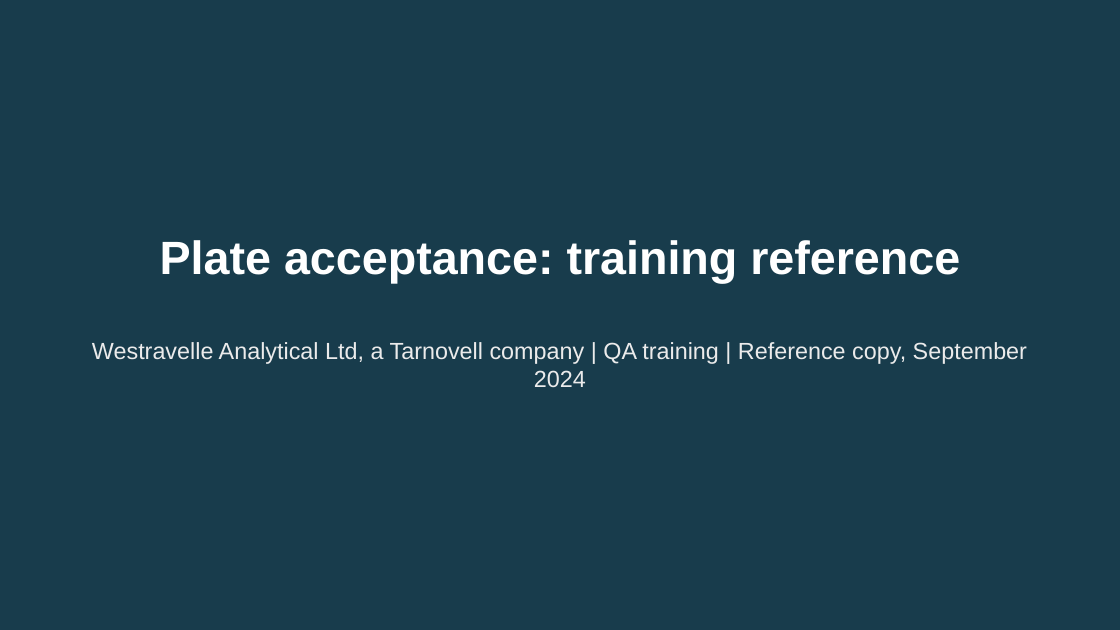
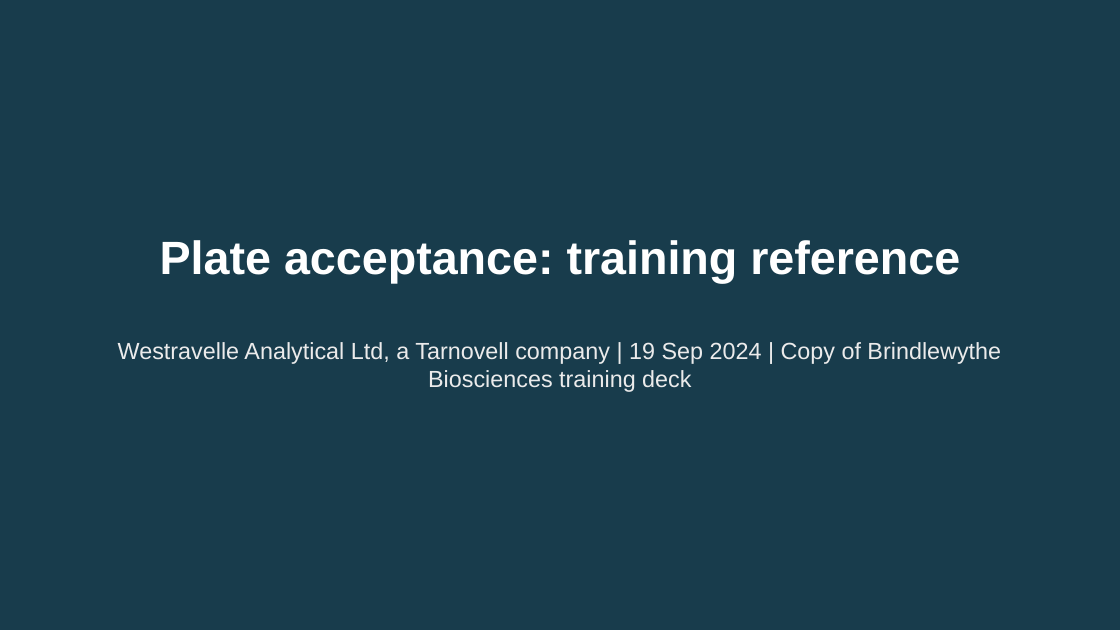
Before and after one commit to 60xAI/portco-mock-dataset, a slide deck: slide 1 of output/archive/WestravelleData/Quality/Training/Reference_Copies/Copy of PLATE_ACCEPTANCE_WA_Rev01.pptx. Drawn at 1120x630 pixels with LibreOffice and Linux fonts; fonts in the diff are those of the drawing. Boxes give left, top, right and bottom in pixels: in the first picture for what was removed or moved away, otherwise in the second. Text is boxed around its words. In the diff, an @@ line names an element or a change of style, - is before the commit and + after.

```diff
--- a/output/archive/WestravelleData/Quality/Training/Reference_Copies/Copy of PLATE_ACCEPTANCE_WA_Rev01.pptx
+++ b/output/archive/WestravelleData/Quality/Training/Reference_Copies/Copy of PLATE_ACCEPTANCE_WA_Rev01.pptx
@@ subtitle at (118, 342, 1001, 392): text changed @@
-Westravelle Analytical Ltd, a Tarnovell company | QA training | Reference copy, September 2024
+Westravelle Analytical Ltd, a Tarnovell company | 19 Sep 2024 | Copy of Brindlewythe Biosciences training deck
```
Also in this commit, not shown: 5 other slides changed, 1 other file.
